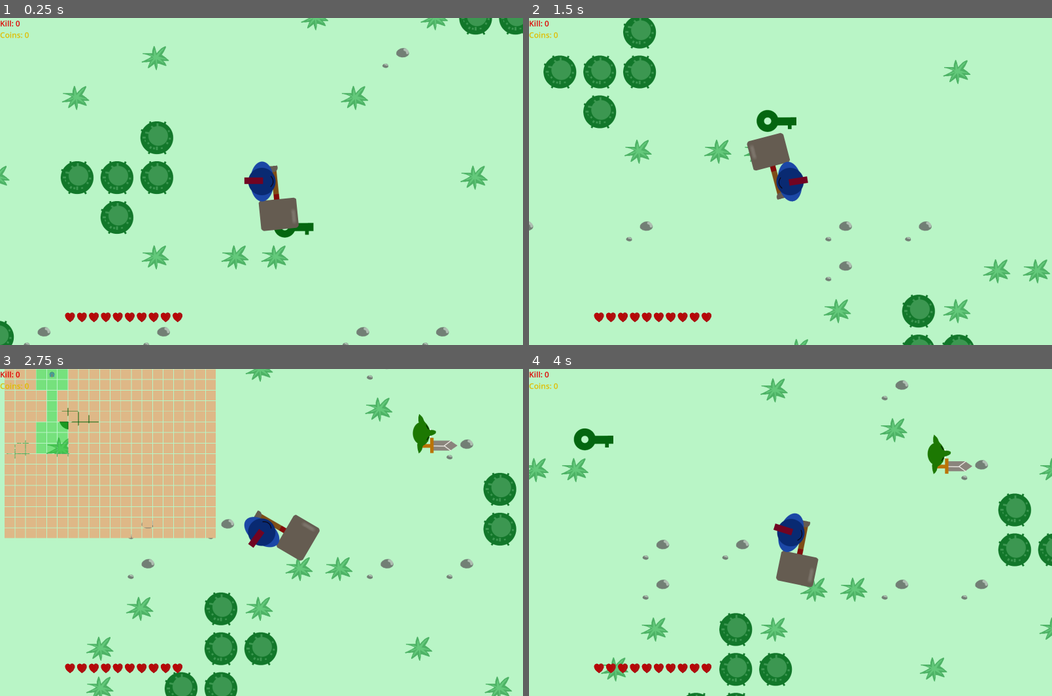
Above: before the commit, frames 1-4 (two rows, left to right).
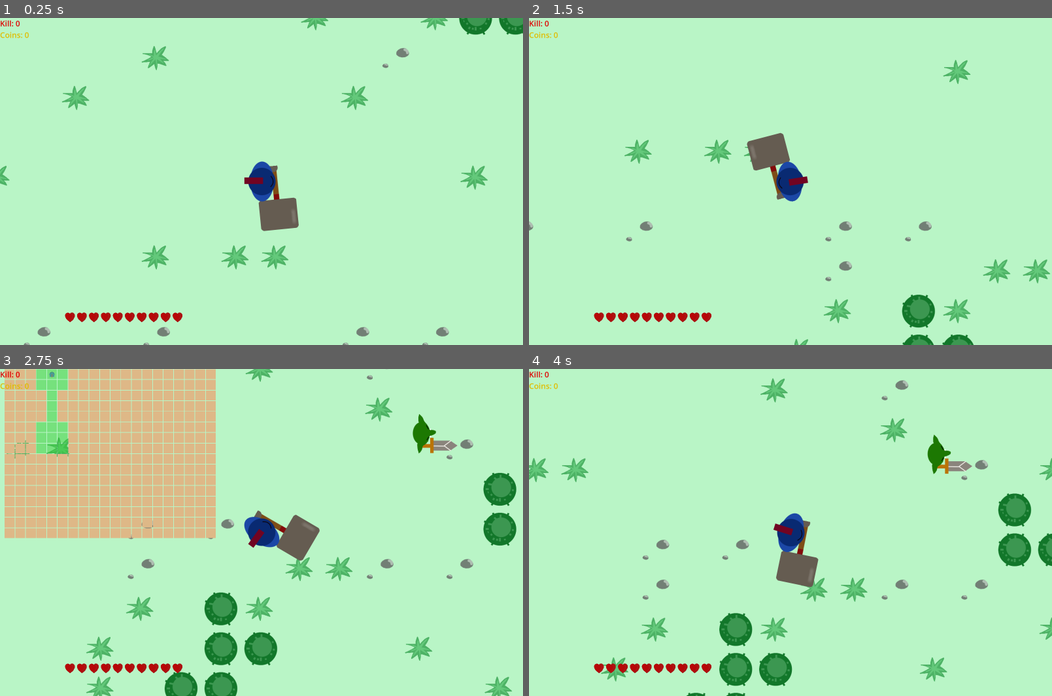
Above: after the commit, the same moments.

Repository: abcdnned/MonsterSlayer
Game: Godot game, scene res://scenes/world.tscn
Same seed, same stepped clock (60 frames per second), same inputs: the game is played once before the commit and once after it.
Inputs (mouse positions are in pixels of both pictures, inside the frame that each line leads up to):
- Up to frame 1 (0.25 s): no input
- Up to frame 2 (1.5 s): tap Enter at 0.5 s; move the mouse to (905, 165) at 0.52 s; hold D (right) 0.53-1.28 s; hold G (drop) 0.53-1.28 s; tap Q (item) at 0.8, 1.35 s; move the mouse to (685, 197) at 1.27 s; hold S (down) from 1.28 s (still down)
- Up to frame 3 (2.75 s): tap Tab (tab) at 1.55 s; move the mouse to (313, 460) at 2.02 s; release S (down) at 2.03 s; hold D (right) from 2.03 s (still down); hold Tab (tab) from 2.03 s (still down); tap G (drop) at 2.3 s
- Up to frame 4 (4 s): move the mouse to (764, 597) at 2.77 s; release D (right) at 2.78 s; release Tab (tab) at 2.78 s; hold W (up) 2.78-3.53 s; tap G (drop) at 2.85 s; tap Q (item) at 3.05 s; move the mouse to (947, 581) at 3.52 s; hold A (left) from 3.53 s (still down); hold Q (item) from 3.53 s (still down); tap Tab (tab) at 3.8 s

The runs differ from the first frame. In frame 1, 2.9% of the frame differs, in the area x 0-60%, y 31-100%; in frame 2, 2.9%; in frame 3, less than 0.1%; in frame 4, 0.3%.

Commit message:
goblin carry key

Diff:
--- a/scenes/world.tscn
+++ b/scenes/world.tscn
@@ -13,7 +13,6 @@
 [ext_resource type="PackedScene" uid="uid://bacveih6couh6" path="res://scenes/map.tscn" id="11_8baoh"]
 [ext_resource type="AudioStream" uid="uid://cmxyqbek488ch" path="res://sounds/mixkit-battle-man-scream-2175.wav" id="11_54gj3"]
 [ext_resource type="Script" path="res://scripts/starter_plain_spawner.gd" id="14_ucirg"]
-[ext_resource type="PackedScene" uid="uid://dyav6t3ilft82" path="res://scenes/i_start_key.tscn" id="14_xkahf"]
 
 [sub_resource type="TileMapPattern" id="TileMapPattern_r5abn"]
 tile_data = PackedInt32Array(0, 0, 2, 1, 0, 2)
@@ -199,9 +198,6 @@
 [node name="SpawnerStarter" type="Timer" parent="."]
 one_shot = true
 
-[node name="iStartKey" parent="." instance=ExtResource("14_xkahf")]
-position = Vector2(103, 143)
-
 [node name="LevelSpawner" type="Node" parent="."]
 
 [node name="StarterPlainSpawner" type="Node" parent="LevelSpawner"]
--- a/scripts/goblin.gd
+++ b/scripts/goblin.gd
@@ -10,6 +10,7 @@
 @onready var dagger_sprite = $Sprite2D/DaggerSprite
 @onready var target_finder = $TargetFinder
 @onready var wandering = $Wandering
+@onready var item_back = $Sprite2D/ItemBack
 
 var alert_range = 500.0
 
@@ -69,3 +70,11 @@
 func _sub_dead():
 	dagger_sprite.lootable = true
 	death_yell.play()
+	drop_key()
+
+func drop_key():
+	if item_back.get_child_count() == 1:
+		var key = item_back.get_child(0)
+		key.lootable = true
+		key.reparent(get_tree().current_scene, true)
+		key.rotation_degrees = 0
--- a/scripts/starter_plain_spawner.gd
+++ b/scripts/starter_plain_spawner.gd
@@ -4,7 +4,7 @@
 @export var enable = true
 var area_spawn_count = 10
 var apple_count = 2
-var tree_count = 100
+var tree_count = 70
 var tree_min_size = 3
 var tree_max_size = 6
 var apple_rate: float = 0
@@ -15,6 +15,7 @@
 const GOBLIN_WARRIOR_SPEAR = preload("res://scenes/goblin_warrior_spear.tscn")
 const I_APPLE = preload("res://scenes/i_apple.tscn")
 const I_COIN_SMALL = preload("res://scenes/i_coin_small.tscn")
+const I_START_KEY = preload("res://scenes/i_start_key.tscn")
 
 func _ready():
 	if not enable:
@@ -23,6 +24,7 @@
 	apple_rate = float(apple_count) / ((float(tree_min_size) + float(tree_max_size)) / 2.0 * float(tree_count))
 	spawn_tree()
 	spawn_goblin()
+	spawn_goblin_with_key()
 
 func spawn_tree():
 	for i in range(tree_count):
@@ -63,5 +65,15 @@
 		var mob = owner.spawn(GOBLIN, top_left, bottom_right)
 		mob.death.connect(owner._on_mob_death)
 
+func spawn_goblin_with_key():
+	var top_left = tile_to_global(owner.map.cord_to_tile[owner.map.level_cord["starter_plain"]["top_left"]]["top_left"])
+	var bottom_right = tile_to_global(owner.map.cord_to_tile[owner.map.level_cord["starter_plain"]["bottom_right"]]["bottom_right"])
+	var mob = owner.spawn(GOBLIN, top_left, bottom_right)
+	mob.death.connect(owner._on_mob_death)
+	var key = I_START_KEY.instantiate()
+	mob.item_back.add_child(key)
+	key.position = Vector2(0, 0)
+	key.lootable = false
+
 func tile_to_global(v):
 	return owner.tile_map.to_global(owner.tile_map.map_to_local(v))
--- a/scripts/world.gd
+++ b/scripts/world.gd
@@ -1,6 +1,4 @@
 # 5.2 target
-# TODO carry key goblin
-# TODO Starter Plain spawner
 
 
 # Backlogs
Not shown: 1 places in scenes/world.tscn that only renumber resources
